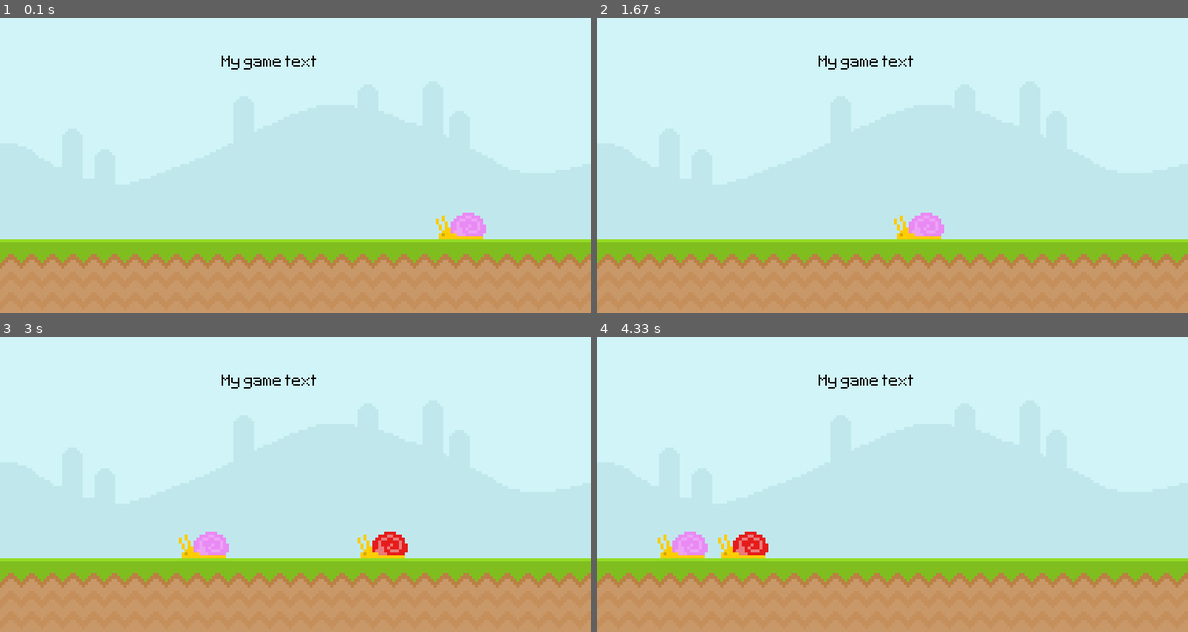
Above: before the commit, frames 1-4 (two rows, left to right).
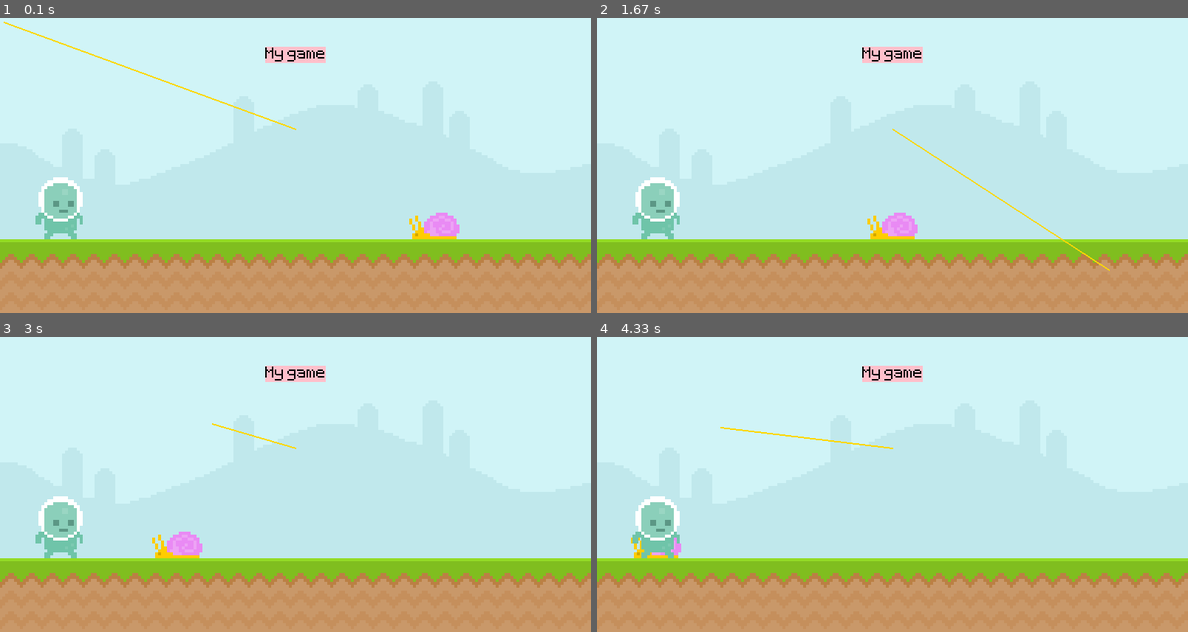
Above: after the commit, the same moments.

Repository: andrewjcl/pygame-runner
Game: pygame game, started from main.py
The game is run twice, just before and just after one commit, with the same random seed, the same clock (stepped at 60 frames per second) and the same inputs.
Inputs (mouse positions are in pixels of both pictures, inside the frame that each line leads up to):
- Up to frame 1 (0.1 s): no input
- Up to frame 2 (1.67 s): click (892, 165) at 0.38 s; click (951, 230) at 0.72 s; click (709, 121) at 1.05 s; click (1111, 268) at 1.38 s
- Up to frame 3 (3 s): click (307, 384) at 1.72 s; click (265, 561) at 2.05 s; click (59, 525) at 2.38 s; click (212, 422) at 2.72 s
- Up to frame 4 (4.33 s): click (1046, 457) at 3.05 s; click (1075, 478) at 3.38 s; click (1016, 431) at 3.72 s; click (721, 425) at 4.05 s

The runs differ from the first frame. In frame 1, 3.1% of the frame differs, in the area x 0-83%, y 1-75%; in frame 2, 3.0%; in frame 3, 3.5%, in the area x 6-69%, y 9-75%; in frame 4, 3.2%.

Commit message:
progress from desktop

Diff:
--- a/main.py
+++ b/main.py
@@ -1,12 +1,5 @@
 import pygame
 from sys import exit
-
-def snail_wrap(pos_x):
-    if pos_x < -80:
-        return 800
-    return pos_x
-
-
 
 """ Iniatialise """
 pygame.init()                                       # Initialises pygame systems
@@ -17,37 +10,66 @@
 
 sky_surface = pygame.image.load('graphics/Sky.png').convert()
 ground_surface = pygame.image.load('graphics/ground.png').convert()
-text_surface = test_font.render('My game text', False, 'Black')
 
-snail_surface = pygame.image.load('graphics/snail/snail1.png').convert_alpha()
-snail2_surface = pygame.image.load('graphics/snail/snail1_red.png').convert_alpha()
-snail_x_pos = 600
-snail2_x_pos = 1200
+score_surf = test_font.render('My game', False, 'Black')
+score_rect = score_surf.get_rect(center = (400, 50))
 
+snail_surf = pygame.image.load('graphics/snail/snail1.png').convert_alpha()
+snail_rect = snail_surf.get_rect(midbottom = (600, 300))
+
+player_surf = pygame.image.load('graphics/Player/player_walk_1.png').convert_alpha()
+player_rect = player_surf.get_rect(midbottom = (80, 300))
+
+# Game event loop
 while True:
+    # Check for key events
     for event in pygame.event.get():
         if event.type == pygame.QUIT:
             pygame.quit()
             exit()
+        if event.type == pygame.MOUSEBUTTONDOWN:
+            mouse_pos = pygame.mouse.get_pos()
+            if player_rect.collidepoint(mouse_pos):
+                print('** player **')
+            elif snail_rect.collidepoint(mouse_pos):
+                print('** snail **')
+            elif mouse_pos[1] < 300:
+                print('** sky **')
+            else:
+                print('** ground **')
 
+    # Blit images
     screen.blit(sky_surface, (0, 0))
     screen.blit(ground_surface, (0, 300))
-    screen.blit(text_surface, (300, 50))
-    screen.blit(snail_surface, (snail_x_pos, 264))
-    screen.blit(snail2_surface, (snail2_x_pos, 264))
-    snail_x_pos -= 2
-    snail2_x_pos -= 4
+    pygame.draw.rect(screen, 'Pink', score_rect)
+    pygame.draw.rect(screen, 'Pink', score_rect, 10)
+
+    screen.blit(score_surf, score_rect)
+    screen.blit(snail_surf, snail_rect)
+    screen.blit(player_surf, player_rect)
 
 
 
+    pygame.draw.line(screen, 'Gold', (400, 150), pygame.mouse.get_pos(), 2)
 
-    snail_x_pos = snail_wrap(snail_x_pos)
-    snail2_x_pos = snail_wrap(snail2_x_pos)
+    # Update positions
+    snail_rect.x -= 2
+    if snail_rect.right < 0: snail_rect.right = 800
+
+
+
+    # if player_rect.colliderect(snail_rect):
+    #     print('COLLISION!')
+
+
+    # mouse_pos = pygame.mouse.get_pos()
+    # if player_rect.collidepoint(mouse_pos):
+    #     print(pygame.mouse.get_pos())
+
 
     pygame.display.update()
     clock.tick(60)
 
 
-
-
+    # 1:23:25
     # https://www.youtube.com/watch?v=AY9MnQ4x3zk
